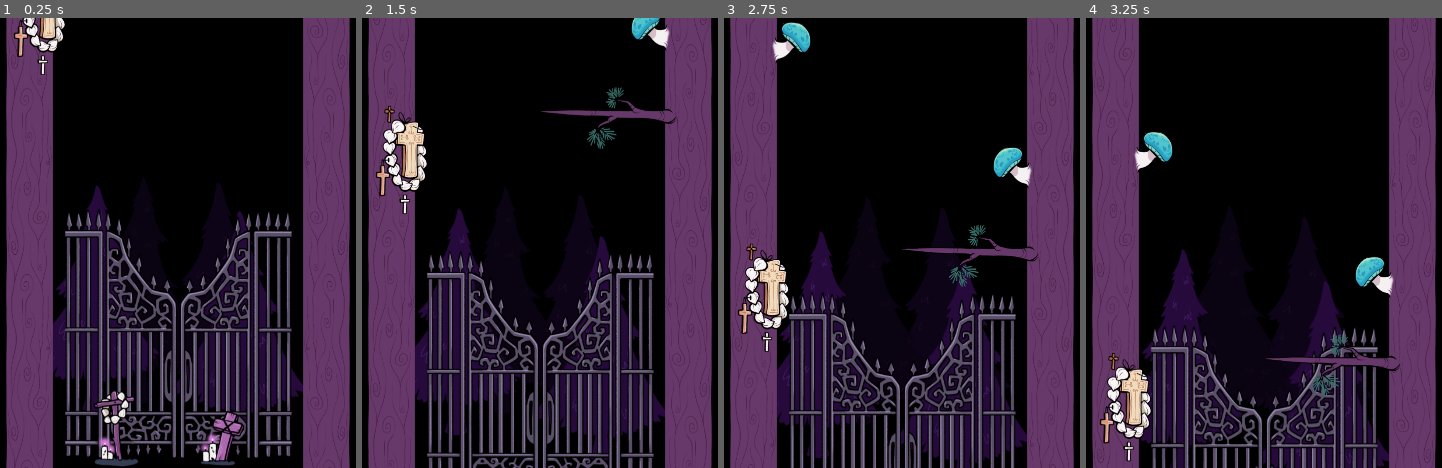
Above: before the commit, frames 1-4 (left to right).
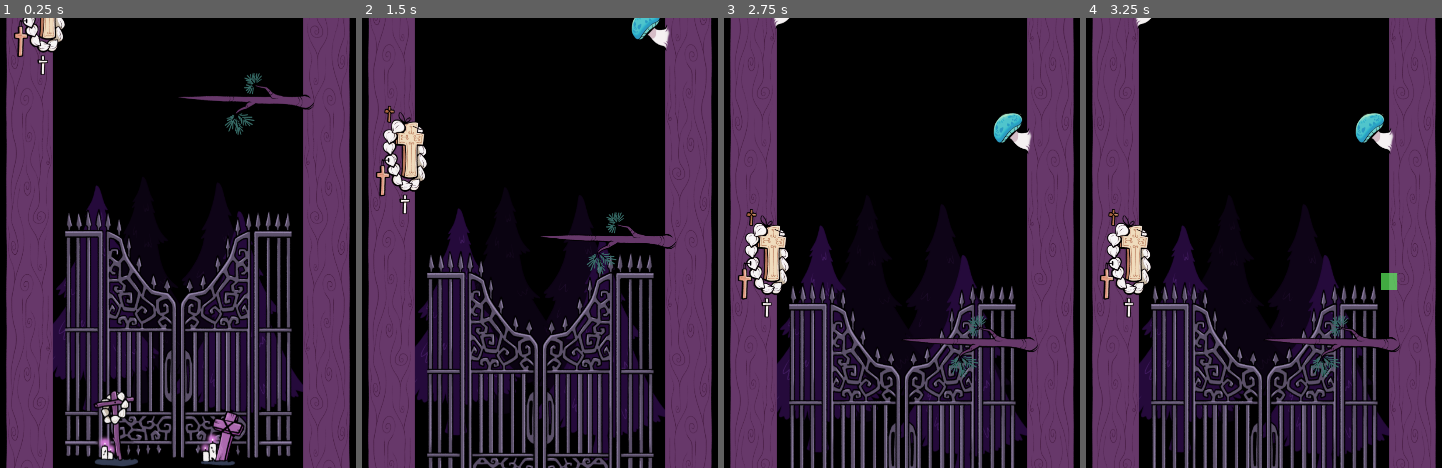
Above: after the commit, the same moments.

Repository: 100-Devs-1-Game/BabyBatClimber
Game: Godot game, scene res://level.tscn
The game is run twice, just before and just after one commit, with the same random seed, the same clock (stepped at 60 frames per second) and the same inputs.
Inputs:
- Up to frame 1 (0.25 s): no input
- Up to frame 2 (1.5 s): tap Enter at 0.5 s; hold D (right) 0.53-1.28 s; tap Down (pull, bound only after the commit) at 0.6 s; tap Space (jump) at 0.77 s; hold A (left) from 1.28 s (still down); tap W (climb) at 1.35 s
- Up to frame 3 (2.75 s): tap Space (jump) at 1.52 s; tap Down (pull, bound only after the commit) at 1.55, 2.1 s; release A (left) at 2.03 s; hold D (right) from 2.03 s (still down)
- Up to frame 4 (3.25 s): keep holding D (right); tap Space (jump) at 2.75, 3.02 s; tap Down (pull, bound only after the commit) at 2.85 s

The runs differ from the first frame. In frame 1, 0.8% of the frame differs, in the area x 50-89%, y 12-26%; in frame 2, 1.6%; in frame 3, 13%; in frame 4, 18%, in the area x 1-99%, y 0-100%.

Commit message:
Branch update

Diff:
--- a/src/objects/level_object.gd
+++ b/src/objects/level_object.gd
@@ -5,3 +5,7 @@
 
 func tick(player: Player, delta: float):
 	pass
+
+
+func get_level()-> Level:
+	return get_parent().get_parent()
--- a/src/objects/scenes/branch_object.gd
+++ b/src/objects/scenes/branch_object.gd
@@ -4,11 +4,16 @@
 
 @export var player_move_speed: float= 200.0
 @export var player_offset: float= 50
+@export var aim_height_steps: Array[int]
+@export var aim_time_steps: float= 0.25
 
 @onready var move_target: Marker2D = $"Move Target"
+@onready var aim: Polygon2D = $Aim
 
 
 var state: PlayerState= PlayerState.MOVING
+var aim_time: float
+var aim_height: float
 
 
 func _on_area_2d_body_entered(body: Node2D) -> void:
@@ -29,3 +34,26 @@
 			if sign(player.position.x - move_target.global_position.x) != sign(prev_pos_x - move_target.global_position.x):
 				player.position.x= move_target.global_position.x
 				state= PlayerState.IDLE
+		PlayerState.IDLE:
+			if Input.is_action_just_pressed("pull"):
+				state= PlayerState.AIMING
+				aim_time= 0
+		PlayerState.AIMING:
+			if Input.is_action_just_released("pull"):
+				state= PlayerState.IDLE
+				return
+			aim_time+= delta
+			var step: int= clampi(aim_time / aim_time_steps, 0, aim_height_steps.size() - 1)
+			aim_height= aim_height_steps[step]
+
+			var dir:= 0
+
+			if Input.is_action_pressed("left"):
+				dir= -1
+			elif Input.is_action_pressed("right"):
+				dir= 1
+
+			aim.visible= dir != 0
+			if aim.visible:
+				var x: float= get_level().get_right_side() if dir > 0 else get_level().get_left_side()
+				aim.global_position= Vector2(x, global_position.y - aim_height)
--- a/src/objects/scenes/branch_object.tscn
+++ b/src/objects/scenes/branch_object.tscn
@@ -8,6 +8,8 @@
 
 [node name="BranchObject" type="Node2D"]
 script = ExtResource("1_2glmg")
+aim_height_steps = Array[int]([150, 300, 500])
+aim_time_steps = 0.5
 
 [node name="Sprite2D" type="Sprite2D" parent="."]
 position = Vector2(-136, 9)
@@ -22,4 +24,9 @@
 [node name="Move Target" type="Marker2D" parent="."]
 position = Vector2(-262, 0)
 
+[node name="Aim" type="Polygon2D" parent="."]
+visible = false
+color = Color(0.360784, 0.941176, 0.360784, 0.713726)
+polygon = PackedVector2Array(-20, -20, 20, -20, 20, 20, -20, 20)
+
 [connection signal="body_entered" from="Area2D" to="." method="_on_area_2d_body_entered"]
--- a/src/project.godot
+++ b/src/project.godot
@@ -53,6 +53,12 @@
 , Object(InputEventKey,"resource_local_to_scene":false,"resource_name":"","device":-1,"window_id":0,"alt_pressed":false …(186 unchanged characters)…
 ]
 }
+pull={
+"deadzone": 0.2,
+"events": [Object(InputEventKey,"resource_local_to_scene":false,"resource_name":"","device":-1,"window_id":0,"alt_pressed":false,"shift_pressed":false,"ctrl_pressed":false,"meta_pressed":false,"pressed":false,"keycode":0,"physical_keycode":4194322,"key_label":0,"unicode":0,"location":0,"echo":false,"script":null)
+, Object(InputEventKey,"resource_local_to_scene":false,"resource_name":"","device":-1,"window_id":0,"alt_pressed":false,"shift_pressed":false,"ctrl_pressed":false,"meta_pressed":false,"pressed":false,"keycode":0,"physical_keycode":83,"key_label":0,"unicode":115,"location":0,"echo":false,"script":null)
+]
+}
 
 [rendering]
 
--- a/src/sandbox.gd
+++ b/src/sandbox.gd
@@ -15,6 +15,6 @@
 	var branch: LevelObjectDefinition= preload("res://objects/resources/branch_definition.tres")
 
 	level.add_level_object(crosses, 0, false)
-	level.add_level_object(branch, -100, true)
+	level.add_level_object(branch, 200, true)
 	level.add_level_object(mushroom, -300, true)
 	level.add_level_object(mushroom, -600, false)
Binary file added: src/assets/art/level_objects/branch_bent.png
Not shown, added: src/assets/art/level_objects/branch_bent.png.import
